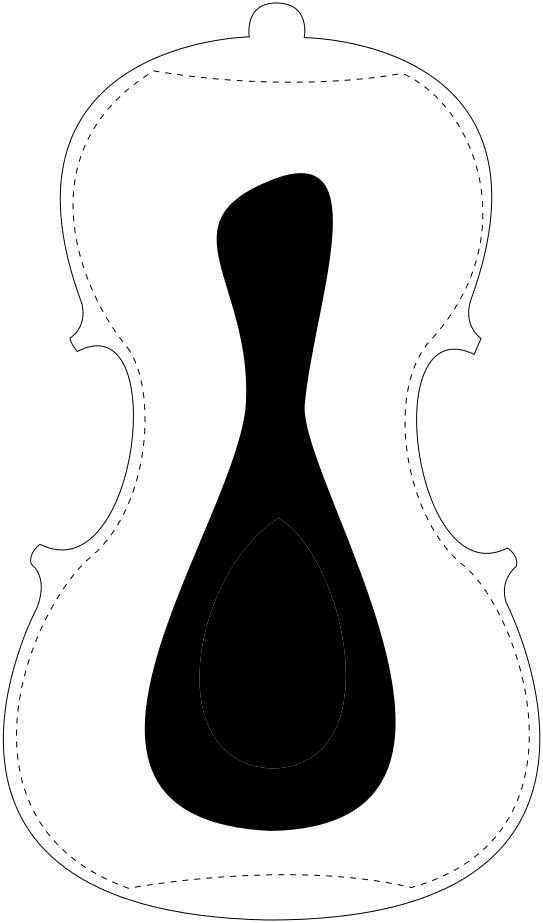
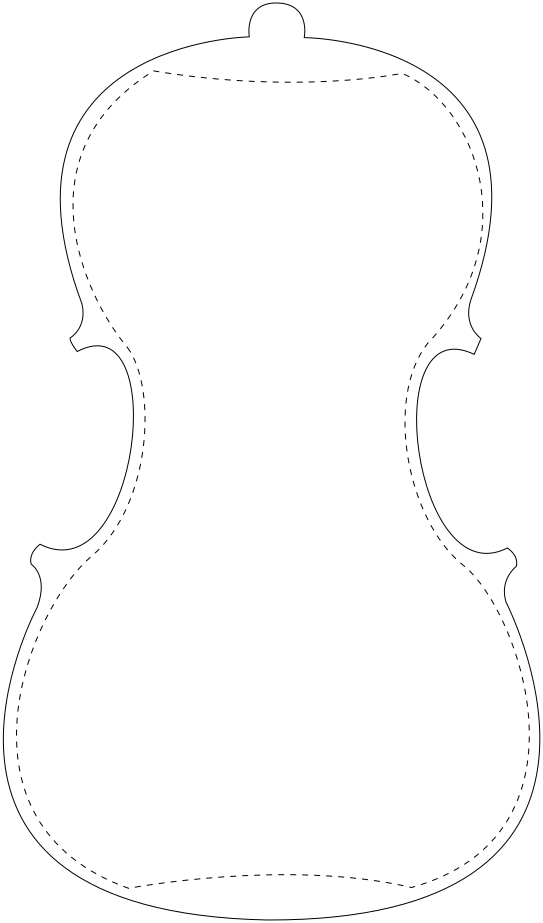
Before/after of a w=543, h=923 layered artwork. What changed in the layer stack:
hid "#2 secondary" over box(144, 173, 396, 831)
hid "#2 primary" over box(199, 518, 346, 769)
